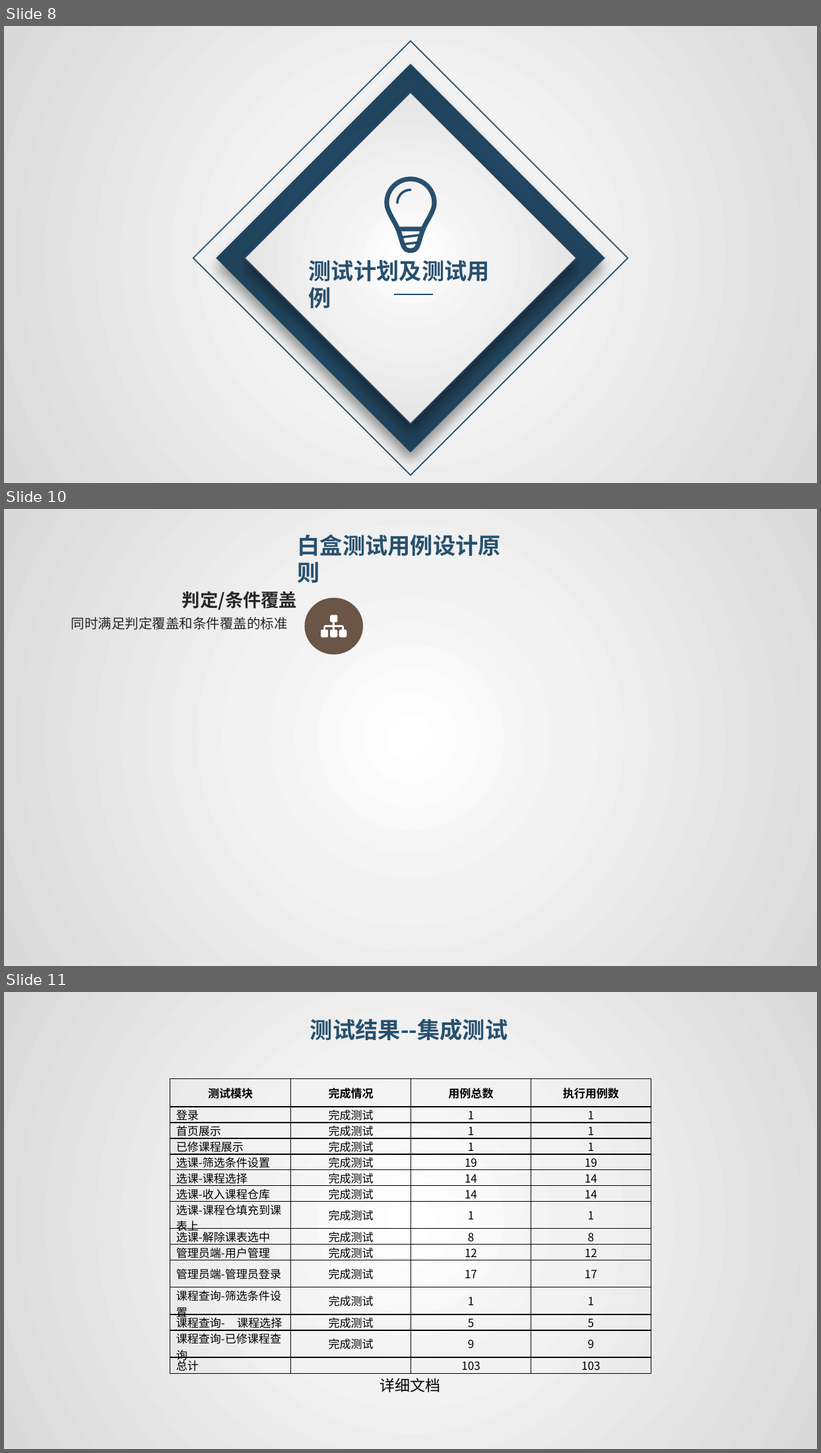
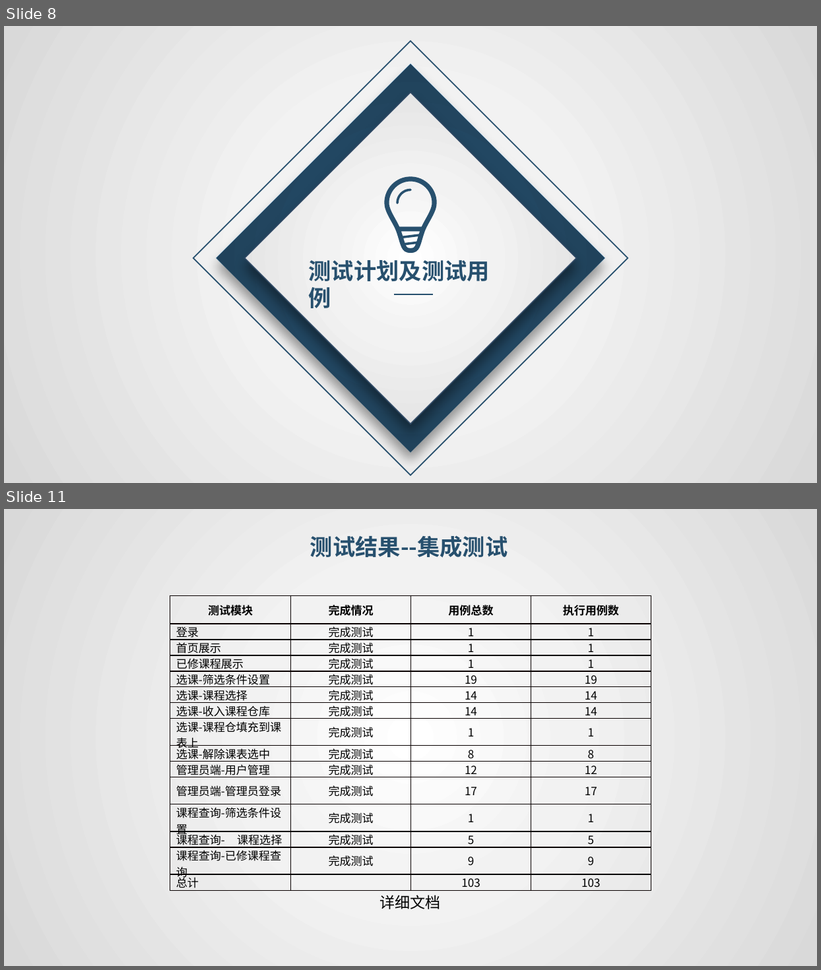
Before and after one commit to avgstuBoboge/SE2020-document, a slide deck: ppt/SE2020-G16-实现测试.pptx. Shown one above the other, each under a label of ours: slides 8, 10 and 11 before the commit, slides 8 and 11 after it; the slides between them are not shown. The pictures are 821x1453 and 821x970 pixels, drawn with LibreOffice and Linux fonts; fonts in the diff are those of the drawing. Boxes give left, top, right and bottom in pixels: in the first picture for what was removed or moved away, otherwise in the second. Text is boxed around its words. In the diff, an @@ line names an element or a change of style, - is before the commit and + after.

```diff
--- a/ppt/SE2020-G16-实现测试.pptx
+++ b/ppt/SE2020-G16-实现测试.pptx
@@ slide 10 removed at (4, 509, 817, 966), background gradient #FFFFFF to #F2F2F2 to #D9D9D9 @@
@@ text removed at (298, 534, 501, 556) @@
-白盒测试用例设计原则
@@ text removed at (182, 591, 297, 610) @@
-判定/条件覆盖
@@ ellipse removed at (305, 597, 364, 655) @@
@@ text removed at (71, 617, 288, 630) @@
-同时满足判定覆盖和条件覆盖的标准
@@ freeform shape removed at (321, 615, 347, 638) @@
```
Also in this commit, not shown: 3 slides changed, 3 slides added, 1 other slide removed, 12 other files.
